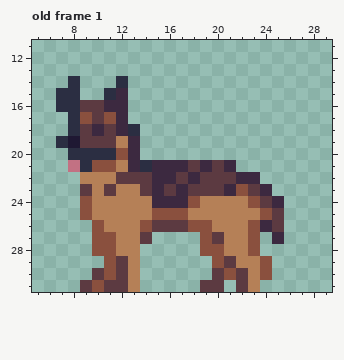
Pixel-art file -- Assets/Guards/Dog.ase. Above, as it was before the edit.
32x32 pixels, 9 frames. Shown: old frame 1: x 5..29, y 11..31. The commit also changed other frames, which this record leaves out.
And afterwards:
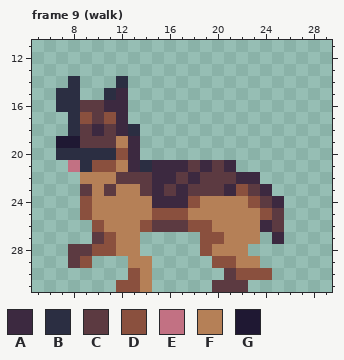
Palette (. is transparent): A #3c2940  B #2b2e42  C #5c3a41  D #8a503e  E #c27183  F #b58057  G #1f1833
A new or re-ordered frame is compared with the old frame closest to it.
Change:
frames re-ordered
Frame 9 (walk) against old frame 1, layers "Layer 1", "Body":
y 19: x 7 B -> G
y 20: x 7 . -> B
y 26: x 23 D -> F
y 27: x 10 D -> C; x 14 C -> .; x 20 C -> D; x 23 D -> F
y 28: x 8..9 .. -> CC; x 20 D -> F; x 23 D -> .
y 29: x 8..9 .. -> CD; x 11..12 DC -> ..; x 14 . -> F; x 21 C -> D; x 24 D -> .
y 30: x 10..14 CDCF. -> ...DF; x 20..23 CDCF -> .CDD
y 31: x 9..14 CDCCF. -> ...DDF; x 19 C -> .; x 21 . -> C; x 23 F -> .
Where, in picture pixels (left, top, right, bottom), the same in both pictures:
changed: (56, 136, 68, 160)
changed: (68, 220, 272, 292)
